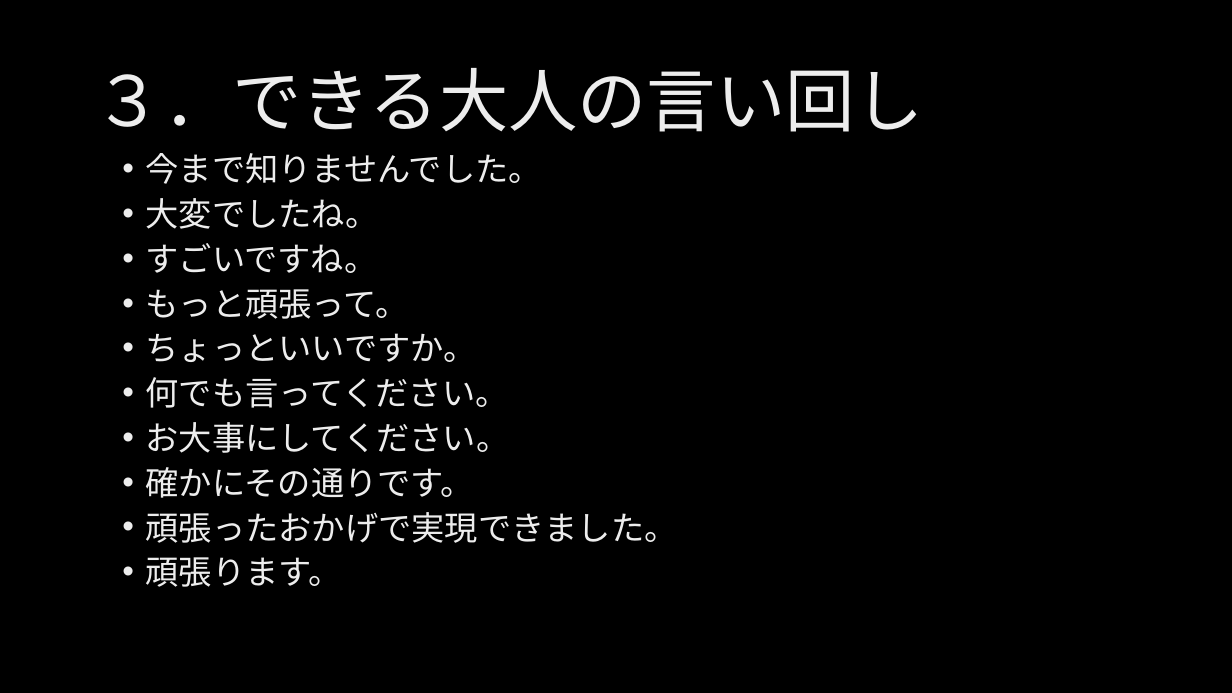
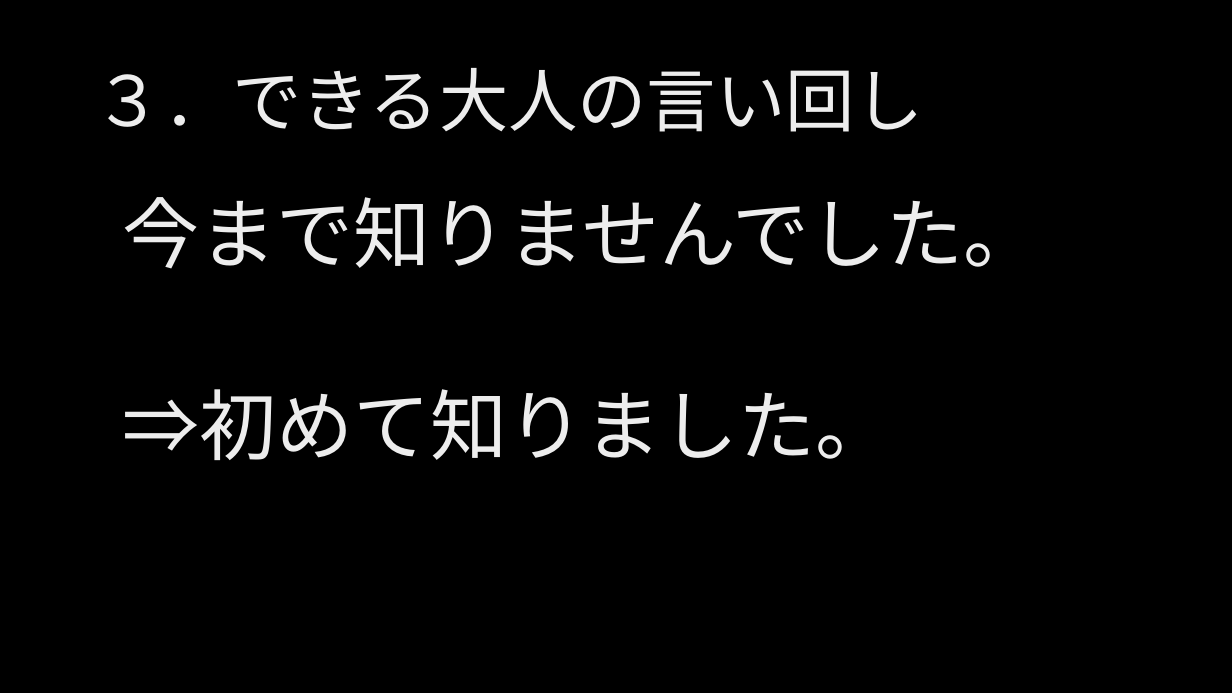
Before and after one commit to ljsdl/kmusubi, a slide deck: slide 5 of docs/999_学习资料汇总/実用日本語.pptx. Drawn at 1232x693 pixels with LibreOffice and Linux fonts; fonts in the diff are those of the drawing; background and template pictures are left out. Boxes give left, top, right and bottom in pixels: in the first picture for what was removed or moved away, otherwise in the second. Text is boxed around its words. In the diff, an @@ line names an element or a change of style, - is before the commit and + after.

```diff
--- a/docs/999_学习资料汇总/実用日本語.pptx
+++ b/docs/999_学习资料汇总/実用日本語.pptx
@@ text "今まで知りませんでした。": place and size @@
-text "今まで知りませんでした。" at box(146, 153, 678, 587)
+text "今まで知りませんでした。" at box(122, 197, 1040, 460)
@@ text at box(122, 197, 1040, 269): size 25.9 to 60 pt in "今まで知りませんでした。"; bullet • to none; line spacing 0.8 to 0.9 @@
@@ text at box(122, 389, 892, 460): text changed; size 25.9 to 60 pt @@
-• 大変でしたね。
-• すごいですね。
-• もっと頑張って。
-• ちょっといいですか。
-• 何でも言ってください。
-• お大事にしてください。
-• 確かにその通りです。
-• 頑張ったおかげで実現できました。
-• 頑張ります。
+⇒初めて知りました。
```
Also in this commit, not shown: 2 other slides changed, 10 slides added.
